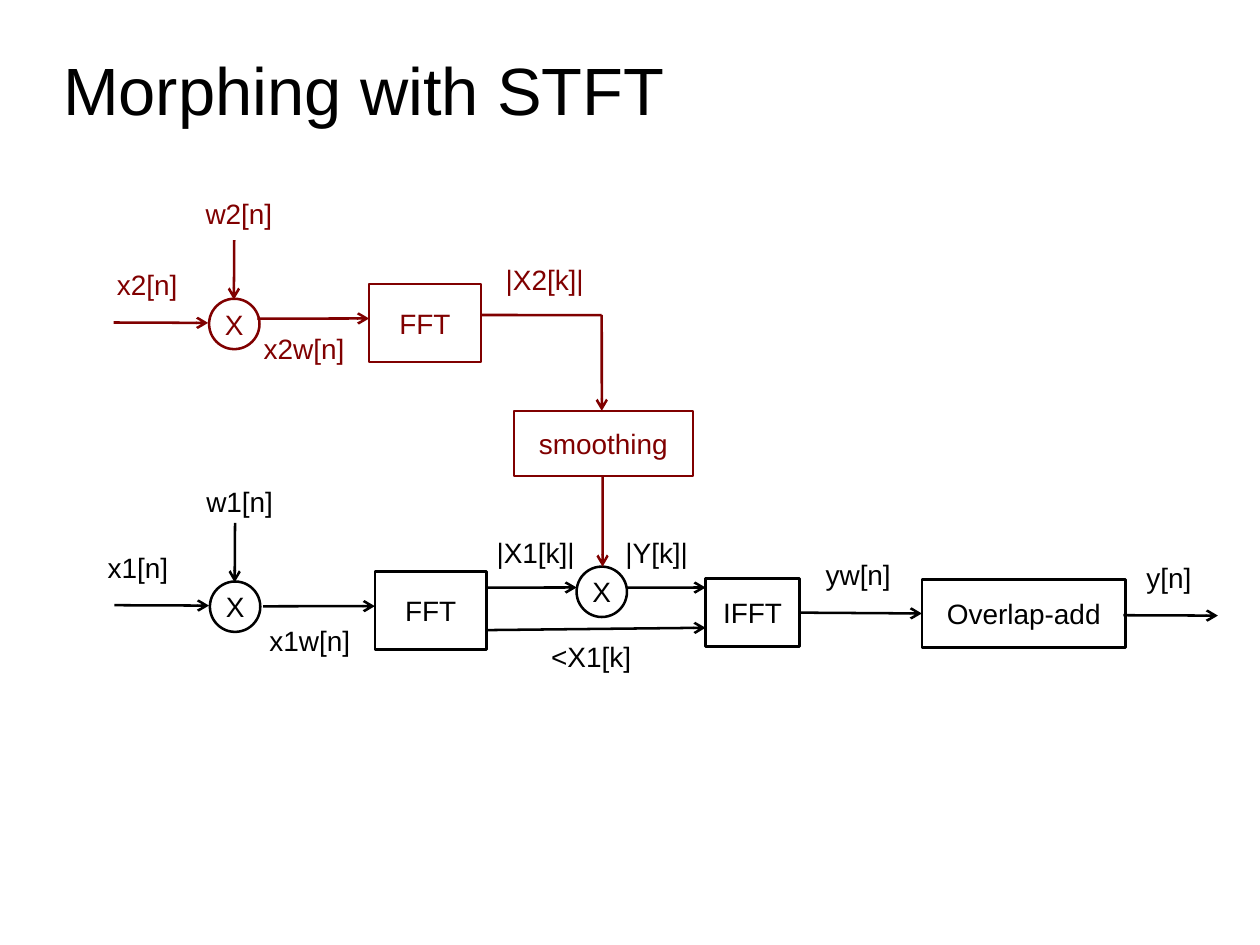
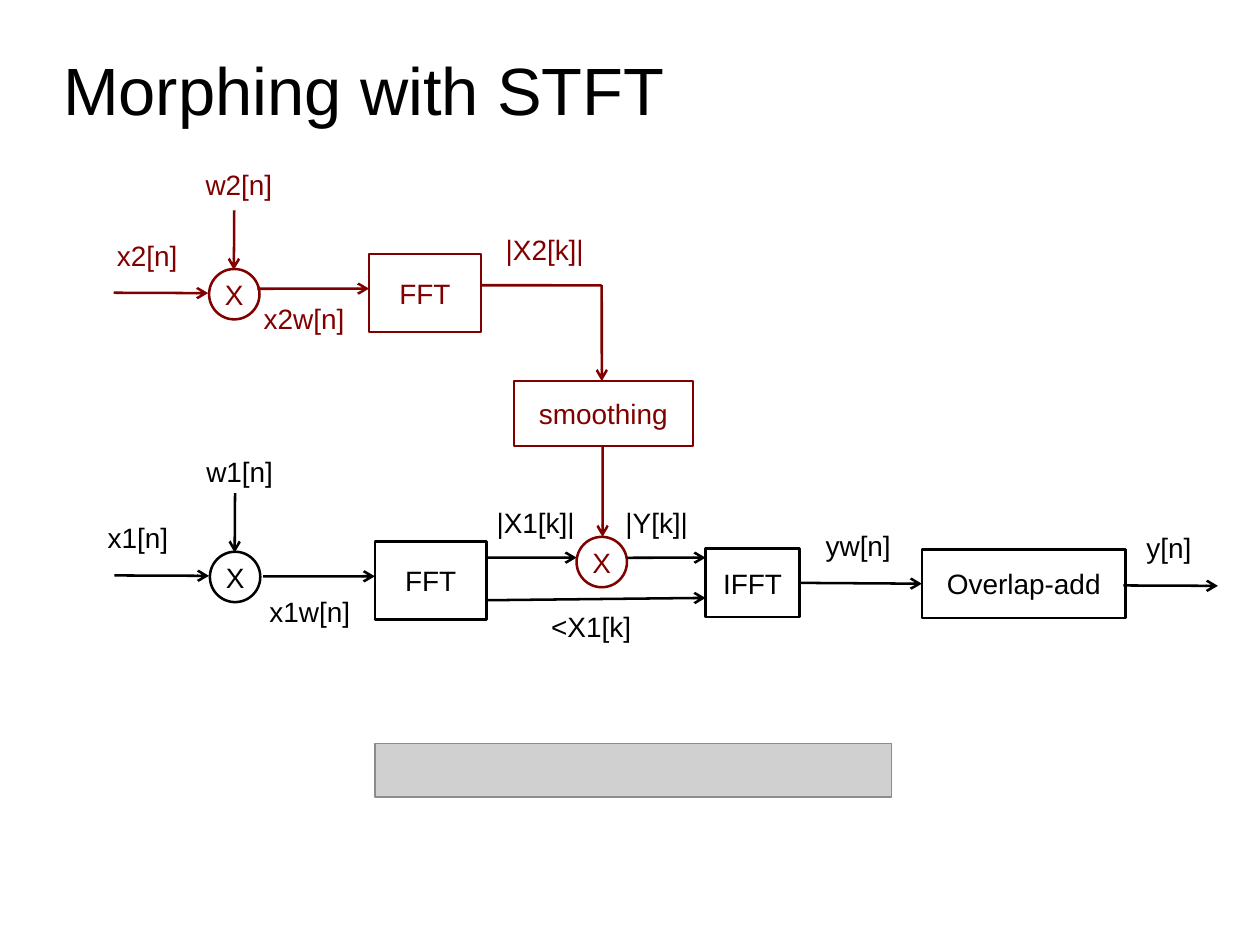
Before and after one commit to hoinx/sms-tools, a slide deck: slide 9 of lectures/8-Sound-transformations/8T1-Sound-transformations-1.odp (slide 8 before the commit). Drawn at 1260x945 pixels with LibreOffice and Linux fonts; fonts in the diff are those of the drawing; grey boxes stand for pictures. Boxes give left, top, right and bottom in pixels: in the first picture for what was removed or moved away, otherwise in the second. Text is boxed around its words. In the diff, an @@ line names an element or a change of style, - is before the commit and + after.

```diff
--- a/lectures/8-Sound-transformations/8T1-Sound-transformations-1.odp
+++ b/lectures/8-Sound-transformations/8T1-Sound-transformations-1.odp
@@ 13 arrows, 12 texts, 5 rectangles, 3 ellipses, 1 line: place and size @@
-13 arrows, 12 texts, 5 rectangles, 3 ellipses, 1 line at (108, 203, 1218, 672)
+13 arrows, 12 texts, 5 rectangles, 3 ellipses, 1 line at (108, 174, 1218, 642)
@@ ellipse "X" at (577, 537, 627, 587): text colour #000000 to #800000; outline #000000 1.45 pt to #800000 1.45 pt @@
@@ picture added at (375, 743, 892, 796) @@
```
Also in this commit, not shown: 3 other slides changed, 1 slide added, 1 slide removed, 1 other file.
